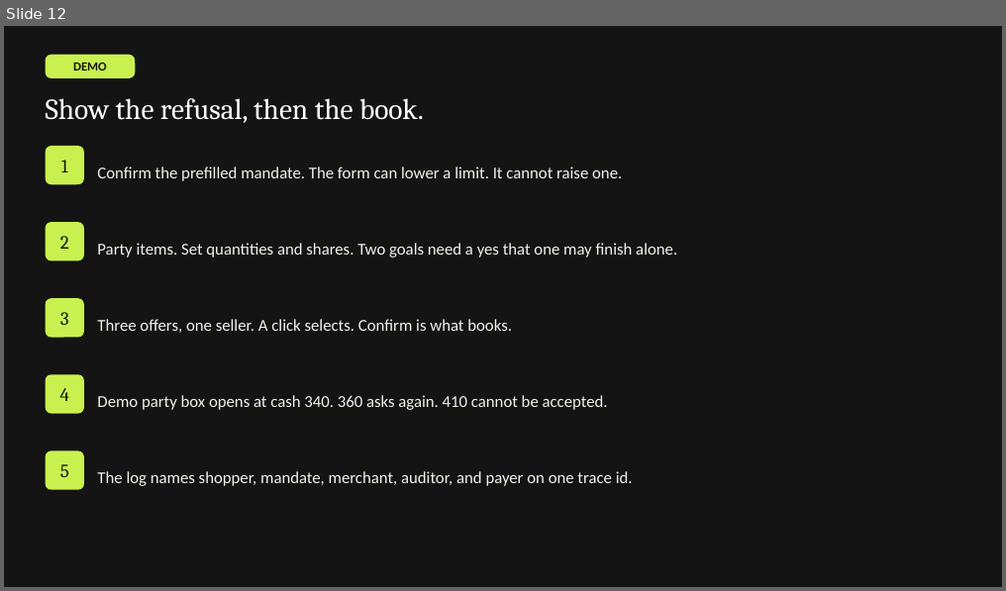
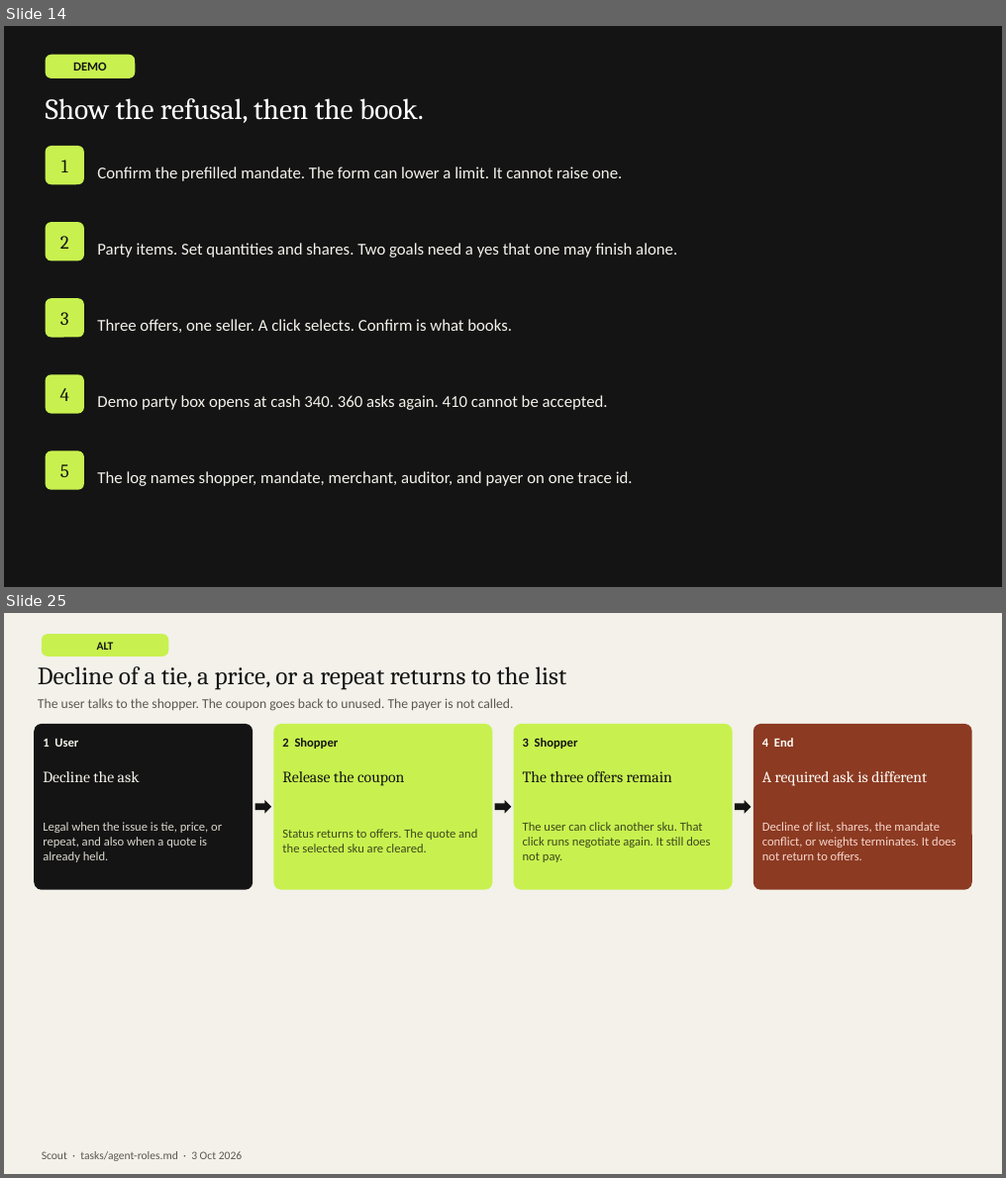
Before and after one commit to jaccokwok/Agentic-Commerce, a slide deck: tasks/artifacts/scout-hackathon.pptx. Shown one above the other, each under a label of ours: slide 12 before the commit, slides 14 and 25 after it; the slides between them are not shown. The pictures are 1006x591 and 1006x1178 pixels, drawn with LibreOffice and Linux fonts; fonts in the diff are those of the drawing. Boxes give left, top, right and bottom in pixels: in the first picture for what was removed or moved away, otherwise in the second. Text is boxed around its words. In the diff, an @@ line names an element or a change of style, - is before the commit and + after.

```diff
--- a/tasks/artifacts/scout-hackathon.pptx
+++ b/tasks/artifacts/scout-hackathon.pptx
@@ slide 25 added at box(4, 613, 1002, 1174), background #F3F1EA @@
@@ rounded rectangle added at box(42, 634, 168, 657), fill #C8F14F @@
@@ text added at box(97, 642, 114, 650), 11 pt, text #141414, bold @@
+ALT
@@ text added at box(38, 666, 566, 690), 24 pt, text #141414 @@
+Decline of a tie, a price, or a repeat returns to the list
@@ text added at box(38, 698, 514, 711), 13 pt, text #5A584F @@
+The user talks to the shopper. The coupon goes back to unused. The payer is not called.
@@ rounded rectangle added at box(34, 724, 252, 890), fill #141414 @@
@@ rounded rectangle added at box(273, 724, 492, 890), fill #C8F14F @@
@@ rounded rectangle added at box(514, 724, 733, 890), fill #C8F14F @@
@@ rounded rectangle added at box(753, 724, 972, 890), fill #8C3A22 @@
@@ text added at box(43, 739, 78, 747), 12 pt, text #F3F1EA, bold @@
+1 User
@@ text added at box(282, 738, 339, 749), 12 pt, text #141414, bold @@
+2 Shopper
@@ text added at box(523, 738, 578, 749), 12 pt, text #141414, bold @@
+3 Shopper
@@ text added at box(762, 738, 794, 747), 12 pt, text #FFFCF6, bold @@
+4 End
@@ text added at box(43, 771, 140, 782), 15 pt, text #F3F1EA @@
+Decline the ask
@@ text added at box(282, 771, 404, 786), 15 pt, text #141414 @@
+Release the coupon
@@ text added at box(523, 771, 672, 782), 15 pt, text #141414 @@
+The three offers remain
@@ text added at box(762, 771, 927, 786), 15 pt, text #FFFCF6 @@
+A required ask is different
@@ right arrow added at box(254, 800, 271, 814), fill #141414 @@
@@ right arrow added at box(495, 800, 512, 814), fill #141414 @@
@@ right arrow added at box(735, 800, 751, 814), fill #141414 @@
@@ text added at box(43, 822, 222, 862), 12 pt, text #D9D6CC @@
+Legal when the issue is tie, price, or repeat, and also when a quote is already held.
@@ text added at box(282, 829, 477, 853), 12 pt, text #3D4A1E @@
+Status returns to offers. The quote and the selected sku are cleared.
@@ text added at box(523, 822, 710, 862), 12 pt, text #3D4A1E @@
+The user can click another sku. That click runs negotiate again. It still does not pay.
@@ text added at box(762, 822, 955, 861), 12 pt, text #F6D5CB @@
+Decline of list, shares, the mandate conflict, or weights terminates. It does not return to offers.
@@ text added at box(42, 1152, 242, 1161), 11 pt, text #5A584F @@
+Scout · tasks/agent-roles.md · 3 Oct 2026
@@ what was slide 12 is now slide 14 @@
```
Also in this commit, not shown: 4 slides changed, 18 other slides added, 23 other files.
